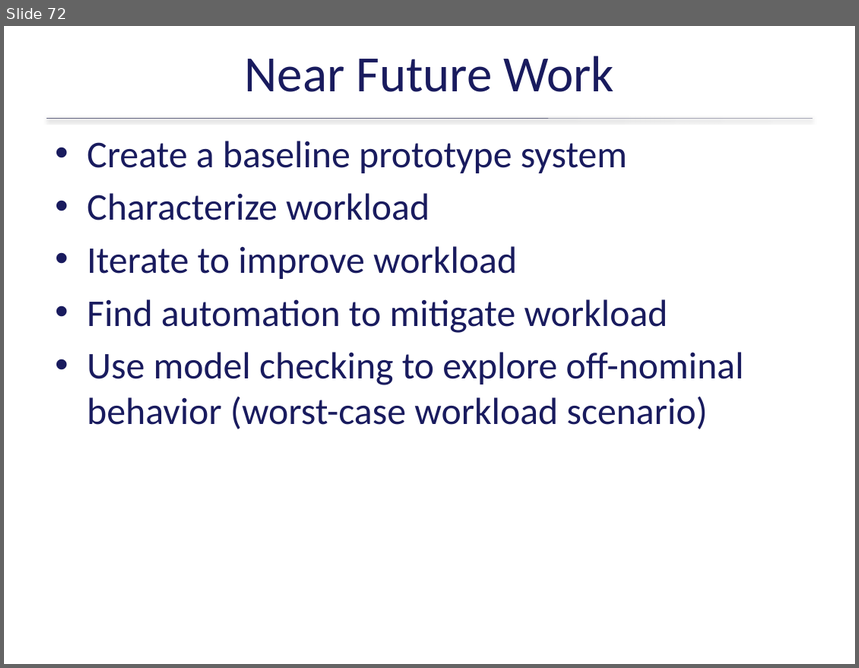
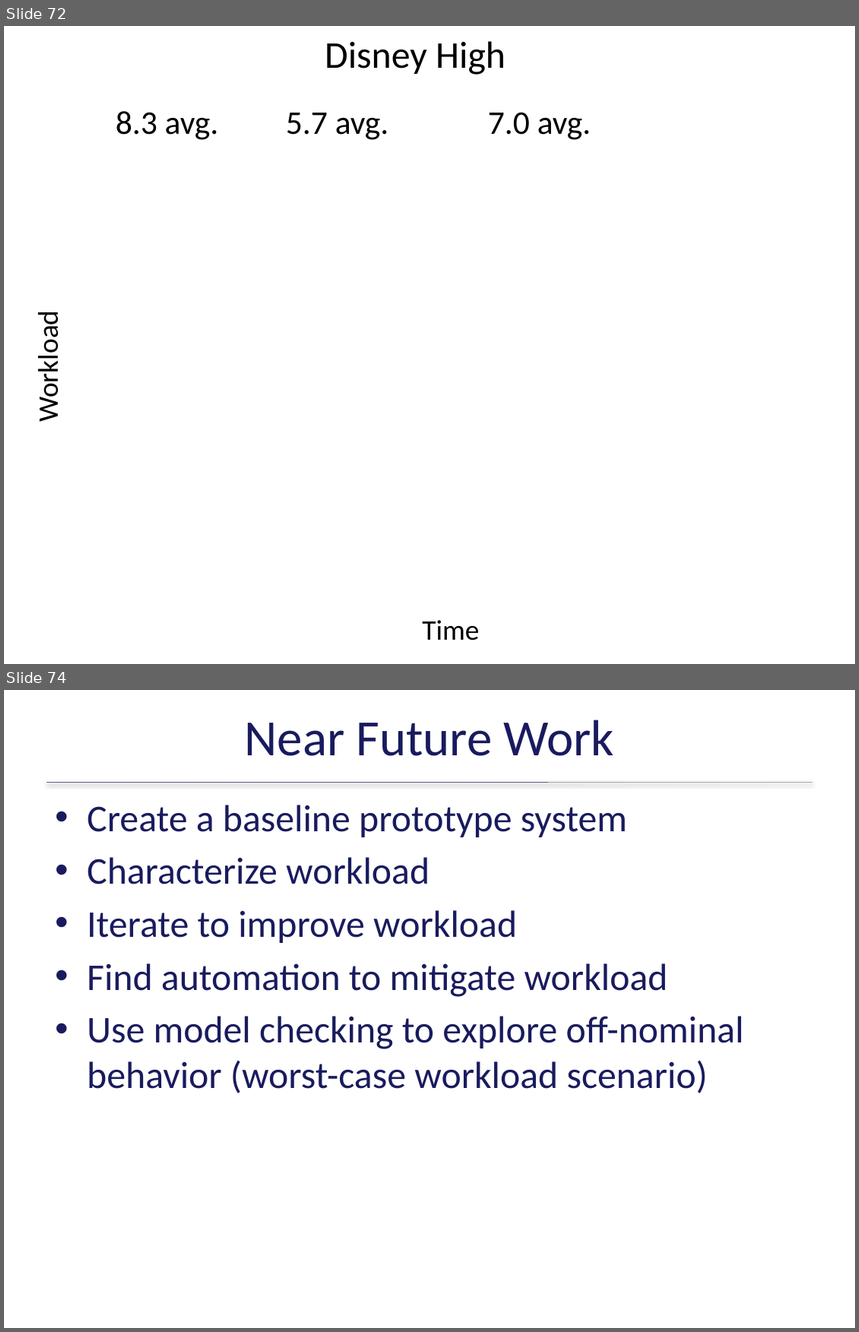
Before and after one commit to ericmercer/workload, a slide deck: publications_and_presentations/BYU13-03-Operator-Workload-Feb-2015.pptx. Shown one above the other, each under a label of ours: slide 72 before the commit, slides 72 and 74 after it; the slides between them are not shown. The pictures are 859x668 and 859x1332 pixels, drawn with LibreOffice and Linux fonts; fonts in the diff are those of the drawing; background and template pictures are left out. Boxes give left, top, right and bottom in pixels: in the first picture for what was removed or moved away, otherwise in the second. Text is boxed around its words. In the diff, an @@ line names an element or a change of style, - is before the commit and + after.

```diff
--- a/publications_and_presentations/BYU13-03-Operator-Workload-Feb-2015.pptx
+++ b/publications_and_presentations/BYU13-03-Operator-Workload-Feb-2015.pptx
@@ slide 72 added at (4,26,855,664), background picture (left out) @@
@@ text added at (325,41,506,75), 32 pt, text #000000 @@
+Disney High
@@ text added at (116,111,219,140), 28 pt, text #000000 @@
+8.3 avg.
@@ text added at (286,113,389,140), 28 pt, text #000000 @@
+5.7 avg.
@@ text added at (488,112,591,140), 28 pt, text #000000 @@
+7.0 avg.
@@ text added at (31,322,66,420), 24 pt, text #000000 @@
+Workload
@@ text added at (422,620,479,641), 24 pt, text #000000 @@
+Time
@@ what was slide 72 is now slide 74 @@
```
Also in this commit, not shown: 9 slides changed, 2 other slides added, 1 slide removed, 16 other files.
